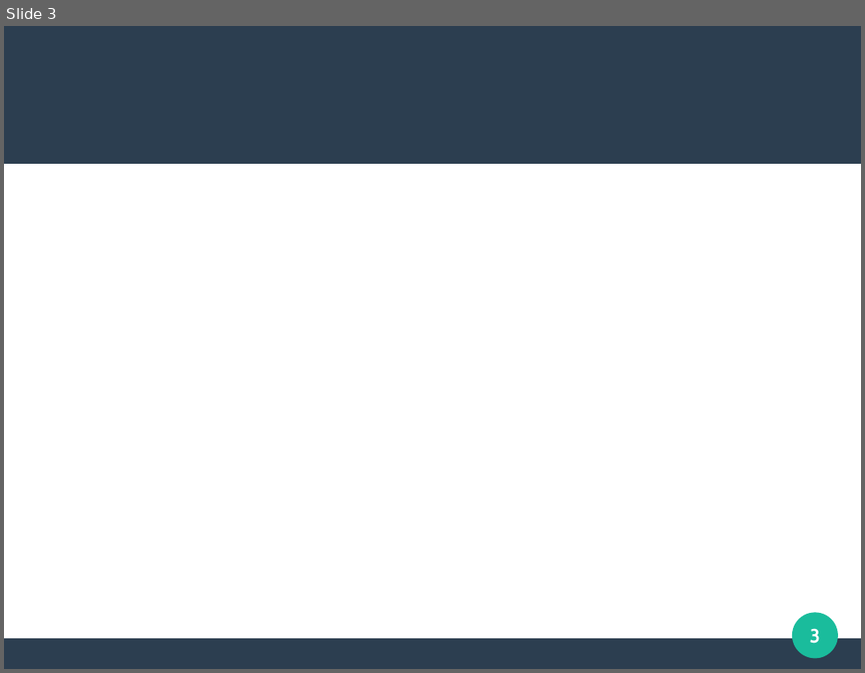
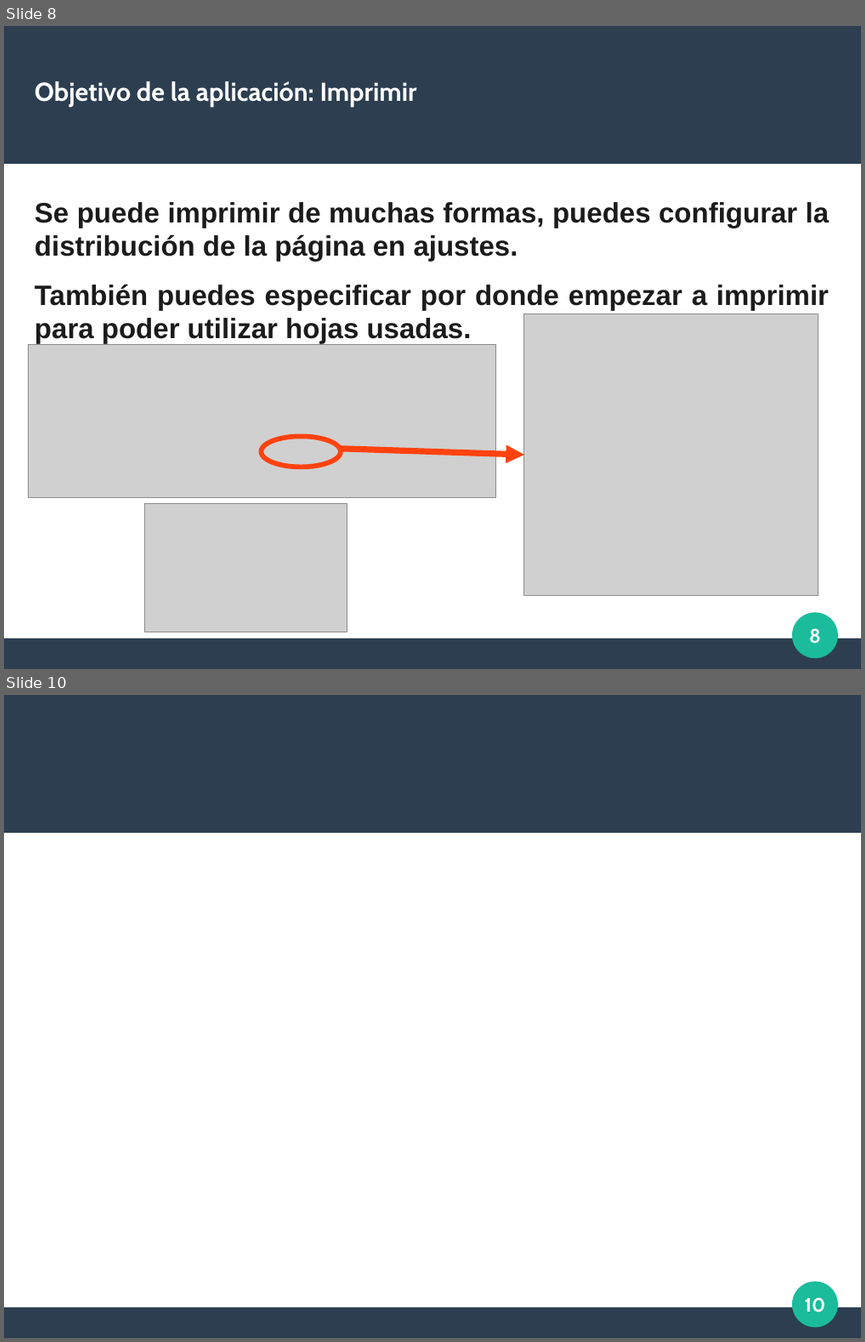
Before and after one commit to sharco-code/Red-Libros, a slide deck: Documentacion/presentacion.odp. Shown one above the other, each under a label of ours: slide 3 before the commit, slides 8 and 10 after it; the slides between them are not shown. The pictures are 865x673 and 865x1342 pixels, drawn with LibreOffice and Linux fonts; fonts in the diff are those of the drawing; grey boxes stand for pictures. Boxes give left, top, right and bottom in pixels: in the first picture for what was removed or moved away, otherwise in the second. Text is boxed around its words. In the diff, an @@ line names an element or a change of style, - is before the commit and + after.

```diff
--- a/Documentacion/presentacion.odp
+++ b/Documentacion/presentacion.odp
@@ slide 8 added at (x1=4, y1=26, x2=861, y2=669), background #FFFFFF; not listed: 3 template elements that a slide beside it also shows @@
@@ title added at (x1=35, y1=81, x2=417, y2=107), 24 pt, text #FFFFFF, bold @@
+Objetivo de la aplicación: Imprimir
@@ text added at (x1=35, y1=202, x2=829, y2=344), 26 pt, text #1B1B1B, bold @@
+Se puede imprimir de muchas formas, puedes configurar la distribución de la página en ajustes.
+También puedes especificar por donde empezar a imprimir para poder utilizar hojas usadas.
@@ picture added at (x1=524, y1=313, x2=818, y2=596) @@
@@ picture added at (x1=28, y1=344, x2=496, y2=497) @@
@@ ellipse added at (x1=262, y1=437, x2=341, y2=467), outline #FF420E 4.51 pt @@
@@ arrow added from (341, 448) to (524, 454), #FF420E 5.67 pt @@
@@ picture added at (x1=145, y1=504, x2=347, y2=632) @@
@@ page number added at (x1=809, y1=628, x2=821, y2=643), 18 pt, text #FFFFFF, bold @@
+8
@@ what was slide 3 is now slide 10 @@
@@ page number at (x1=805, y1=1297, x2=826, y2=1312): text changed @@
-3
+10
```
Also in this commit, not shown: 2 slides changed, 7 other slides added, 4 other files.
